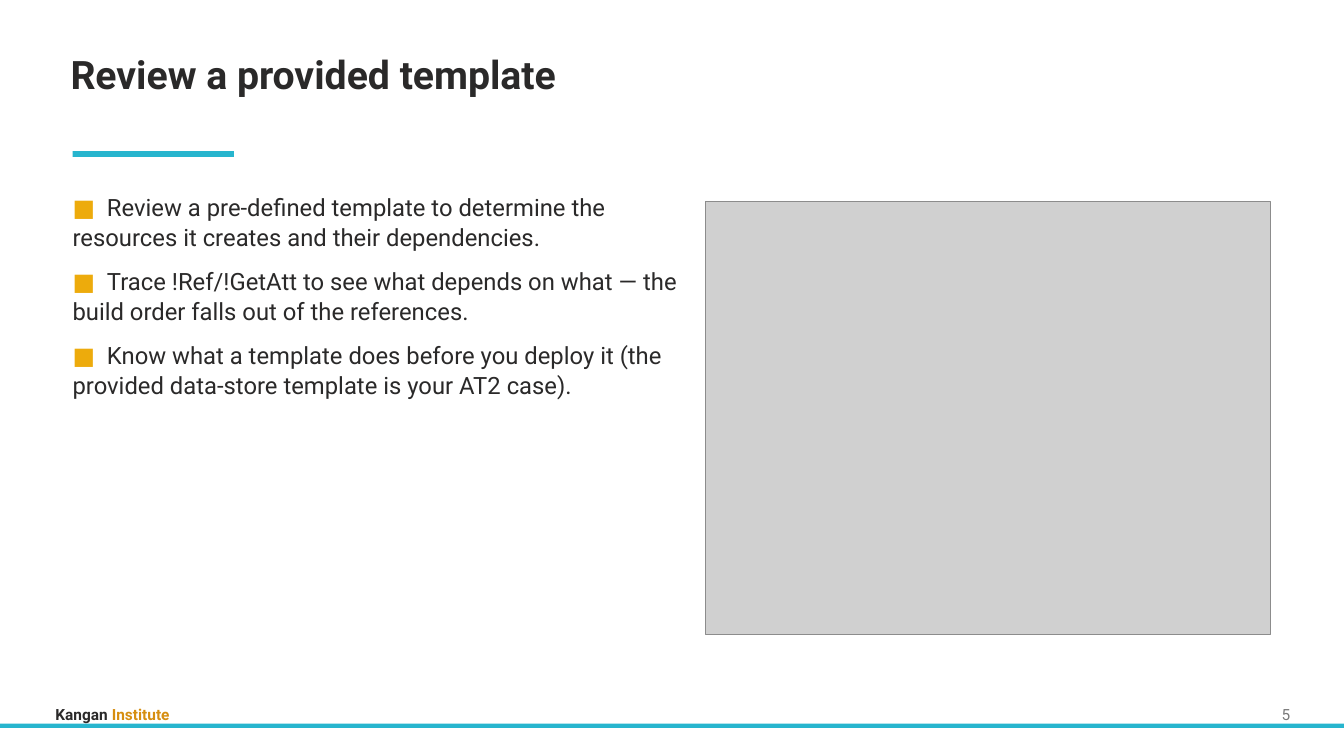
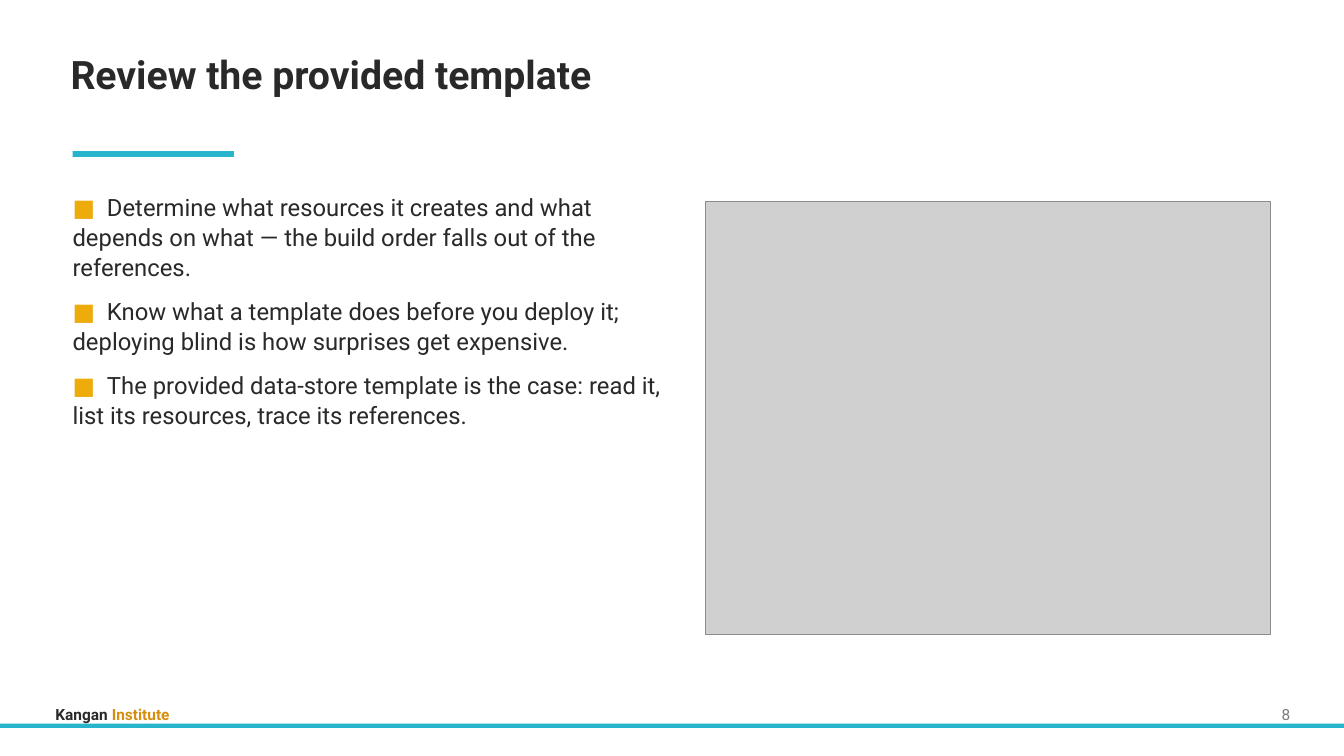
Before and after one commit to Digital-Initiatives-Kangan-Institute/diploma-cloud-cyber-content-s1, a slide deck: slide 11 of S1-CL2-Cloud-Disaster-Recovery/delivery/topic_06/Topic_06_Slides.pptx (slide 8 before the commit). Drawn at 1344x756 pixels with LibreOffice and Linux fonts; fonts in the diff are those of the drawing; grey boxes stand for pictures. Boxes give left, top, right and bottom in pixels: in the first picture for what was removed or moved away, otherwise in the second. Text is boxed around its words. In the diff, an @@ line names an element or a change of style, - is before the commit and + after.

```diff
--- a/S1-CL2-Cloud-Disaster-Recovery/delivery/topic_06/Topic_06_Slides.pptx
+++ b/S1-CL2-Cloud-Disaster-Recovery/delivery/topic_06/Topic_06_Slides.pptx
@@ text at (71, 59, 591, 97): text changed @@
-Review a provided template
+Review the provided template
@@ text at (73, 198, 660, 427): text changed @@
-■ Review a pre-defined template to determine the resources it creates and their dependencies.
-■ Trace !Ref/!GetAtt to see what depends on what — the build order falls out of the references.
-■ Know what a template does before you deploy it (the provided data-store template is your AT2 case).
+■ Determine what resources it creates and what depends on what — the build order falls out of the references.
+■ Know what a template does before you deploy it; deploying blind is how surprises get expensive.
+■ The provided data-store template is the case: read it, list its resources, trace its references.
```
Also in this commit, not shown: 13 other slides changed, 11 slides added, 3 slides removed, 36 other files.
